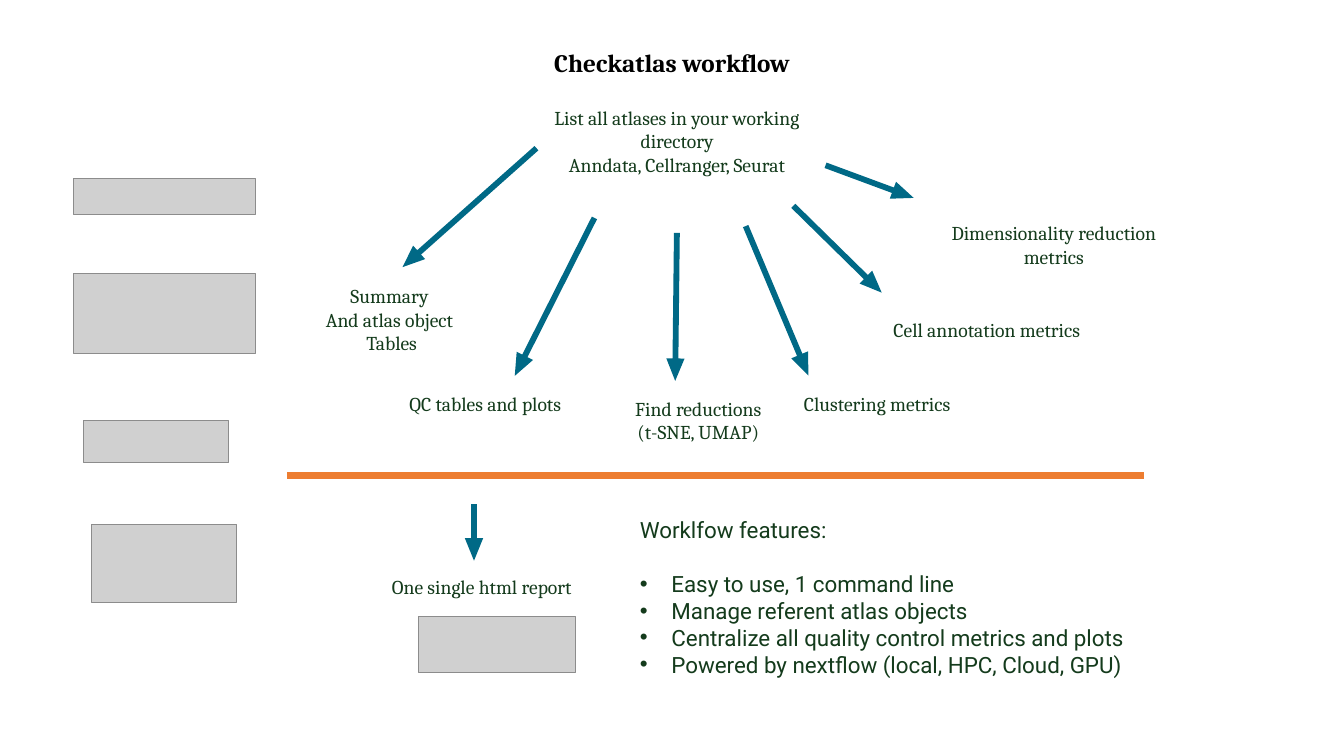
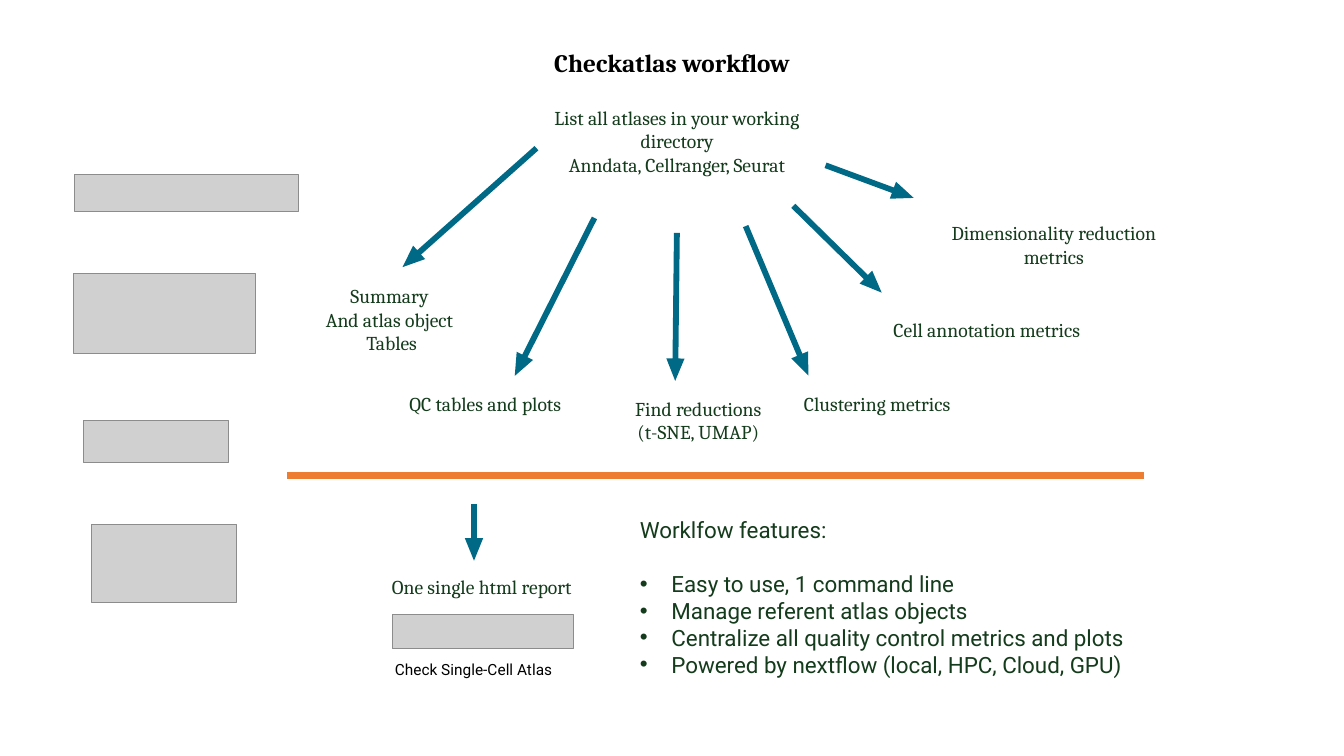
Before and after one commit to becavin-lab/checkatlas, a slide deck: slide 1 of docs/images/checkatlas_workflow.pptx. Drawn at 1344x756 pixels with LibreOffice and Linux fonts; fonts in the diff are those of the drawing; grey boxes stand for pictures. Boxes give left, top, right and bottom in pixels: in the first picture for what was removed or moved away, otherwise in the second. Text is boxed around its words. In the diff, an @@ line names an element or a change of style, - is before the commit and + after.

```diff
--- a/docs/images/checkatlas_workflow.pptx
+++ b/docs/images/checkatlas_workflow.pptx
@@ picture: place and size @@
-picture at [74, 178, 255, 215]
+picture at [75, 175, 298, 212]
@@ picture: place and size @@
-picture at [419, 616, 576, 673]
+picture at [392, 615, 574, 649]
@@ text added at [395, 663, 552, 679], 11 pt, text #000000 @@
+Check Single-Cell Atlas
```
Also in this commit, not shown: 1 other file.
